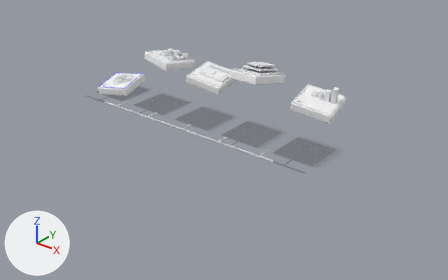
Two versions of the glTF model public/models/hero-pipeline.glb, one commit apart.
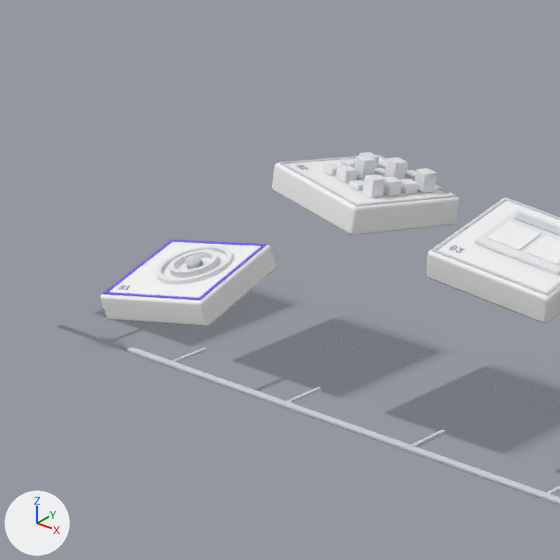
The first picture shows the older version from a 50 mm lens placed at (3.15, -3.67, 2.13), pointed at (0.34, -0.15, -0.05). The close-ups show the older and then the newer version on the part from 16% to 50% of the width and 3% to 57% of the height of that picture. Only the edits that show in the close-ups are written down. The axes (+X, +Y, +Z) are drawn at lower left. The lights are the same throughout. Both versions are drawn at frame 10 of the action 'hover_module_goal'; the numbers are the values there.

Script lines for the objects in view, before the commit:
```python
ob_module_goal = bpy.data.objects.new('module_goal', me_module_goal)
ob_module_goal.location = (-1.0, 0.0, 0.04)
ob_module_goal.rotation_euler = (0.157, -0.126, 0.189)  # degrees (9, -7.2, 11)
ob_module_goal.scale = (0.892, 0.892, 0.892)
ob_module_goal_accent = bpy.data.objects.new('module_goal_accent', me_module_goal_accent)
ob_module_goal_accent.parent = ob_module_goal
ob_module_goal_accent.location = (0.0, 0.0, 0.0008)
ob_module_goal_dot = bpy.data.objects.new('module_goal_dot', me_module_goal_dot)
ob_module_goal_dot.parent = ob_module_goal
ob_module_goal_dot.location = (0.02, 0.02, 0.0)
ob_module_goal_frame = bpy.data.objects.new('module_goal_frame', me_module_goal_frame)
ob_module_goal_frame.parent = ob_module_goal
ob_module_goal_frame.location = (0.0, 0.0, 0.0)
ob_module_goal_label = bpy.data.objects.new('module_goal_label', me_module_goal_label)
ob_module_goal_label.parent = ob_module_goal
ob_module_goal_label.location = (-0.144, -0.146, 0.08)
ob_module_goal_ring_0 = bpy.data.objects.new('module_goal_ring_0', me_module_goal_ring_0)
ob_module_goal_ring_0.parent = ob_module_goal
ob_module_goal_ring_0.location = (0.02, 0.02, 0.0)
ob_module_goal_ring_1 = bpy.data.objects.new('module_goal_ring_1', me_module_goal_ring_1)
ob_module_goal_ring_1.parent = ob_module_goal
ob_module_goal_ring_1.location = (0.02, 0.02, 0.0)
ob_module_research = bpy.data.objects.new('module_research', me_module_research)
ob_module_research.location = (-0.462, 0.077, 0.365)
ob_module_research.rotation_euler = (-0.151, 0.101, -0.167)  # degrees (-8.7, 5.8, -9.6)
ob_module_research.scale = (0.885, 0.885, 0.885)
ob_module_research_cell_01 = bpy.data.objects.new('module_research_cell_01', me_module_research_cell_01)
ob_module_research_cell_01.parent = ob_module_research
ob_module_research_cell_01.location = (-0.009, -0.067, 0.0)
ob_rail = bpy.data.objects.new('rail', me_rail)
ob_rail.location = (0.0, -0.29, 0.0)
ob_rail.scale = (0.776, 1.0, 1.0)
# also in view: 'module_prototype_frame' at (0.08, 0.02, 0.41); 'module_research_frame' at (-0.45, 0.09, 0.44); 'module_prototype' at (0.08, 0.03, 0.37); 'module_prototype_ui_card_a' at (0.05, 0.02, 0.43); 'module_prototype_screen' at (0.1, 0.05, 0.41)
```
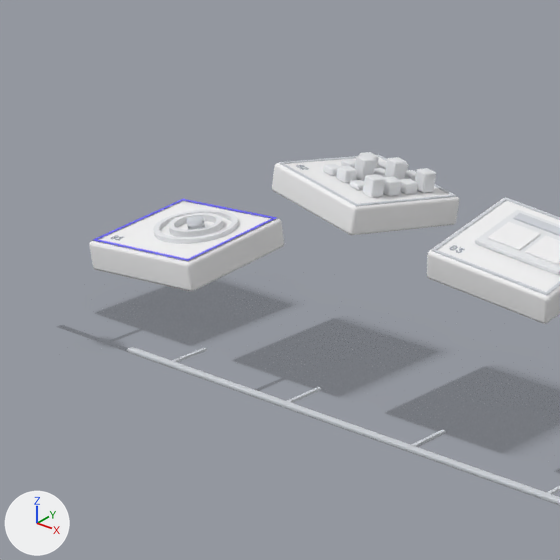
Location of each change, [x1, y1, x2, y2] in pixels of the close-ups (560 x 560 px):
'module_goal_body', added: after [89, 202, 284, 291]
'module_goal', no longer drawn: before [101, 242, 276, 326]
'module_goal_ring_0', moved, turned, rescaled: before [156, 245, 233, 285]; after [153, 210, 238, 244]
'module_goal_ring_1', moved, turned, rescaled: before [169, 250, 219, 278]; after [168, 213, 223, 237]
'module_goal_accent', moved, turned, rescaled: before [103, 239, 267, 300]; after [93, 199, 277, 262]
'module_goal_frame', moved, turned, rescaled: before [103, 241, 265, 300]; after [94, 200, 276, 262]
'module_research_cell_15', moved: before [415, 168, 437, 193]; after [415, 168, 436, 193]
'module_goal_dot', moved, turned, rescaled: before [185, 254, 202, 270]; after [186, 216, 205, 230]
'module_research_cell_01', moved: [336, 165, 357, 183] in both
'module_research_cell_02', moved: [349, 180, 364, 190] in both
'module_goal_label', moved, turned, rescaled: before [119, 285, 130, 290]; after [111, 235, 124, 240]
'module_prototype', unchanged, covered by the edit: before [427, 198, 560, 324]
'module_prototype_body', unchanged, uncovered by the edit: after [427, 198, 560, 324]
'module_research_body', unchanged, uncovered by the edit: after [272, 157, 460, 235]
'module_research', unchanged, covered by the edit: before [272, 157, 460, 235]

The edits, one by one:
Object 'module_goal' (ob_module_goal) now shows nothing instead of me_module_goal.
Object 'module_goal' (ob_module_goal) moves from (-1.0, 0.0, 0.04) to (-1.018, 0.018, 0.09).
Object 'module_goal' (ob_module_goal) turns from (9, -7.2, 11) to (3, -2.4, 3.6) degrees about x, y and z.
Object 'module_goal' (ob_module_goal) is rescaled from (0.892, 0.892, 0.892) to (0.964, 0.964, 0.964).
In object 'module_goal_accent' (ob_module_goal_accent), parent goes from ob_module_goal to ob_module_goal_lift.
In object 'module_goal_dot' (ob_module_goal_dot), parent goes from ob_module_goal to ob_module_goal_lift.
In object 'module_goal_frame' (ob_module_goal_frame), parent goes from ob_module_goal to ob_module_goal_lift.
In object 'module_goal_label' (ob_module_goal_label), parent goes from ob_module_goal to ob_module_goal_lift.
In object 'module_goal_ring_0' (ob_module_goal_ring_0), parent goes from ob_module_goal to ob_module_goal_lift.
In object 'module_goal_ring_1' (ob_module_goal_ring_1), parent goes from ob_module_goal to ob_module_goal_lift.
In object 'module_research_cell_01' (ob_module_research_cell_01), parent goes from ob_module_research to ob_module_research_lift.
In object 'module_research_cell_02' (ob_module_research_cell_02), parent goes from ob_module_research to ob_module_research_lift.
In object 'module_research_cell_15' (ob_module_research_cell_15), parent goes from ob_module_research to ob_module_research_lift.
Object 'module_research_lift' (ob_module_research_lift) is new.
Its parent is ob_module_research_slide.
Its location is (0.0, 0.0, 0.0).
Object 'module_research_slide' (ob_module_research_slide) is new.
Its parent is ob_module_research.
Its location is (0.0, 0.0, 0.0).
Object 'module_goal_lift' (ob_module_goal_lift) is new.
Its parent is ob_module_goal_slide.
Its location is (0.0, 0.0, 0.04).
Object 'module_goal_slide' (ob_module_goal_slide) is new.
Its parent is ob_module_goal.
Its location is (0.0, 0.0, 0.0).
Object 'module_goal_body' (ob_module_goal_body) is new; it shows a copy of the mesh of ob_module_research.
Its parent is ob_module_goal_lift.
Its location is (0.0, 0.0, 0.0).
